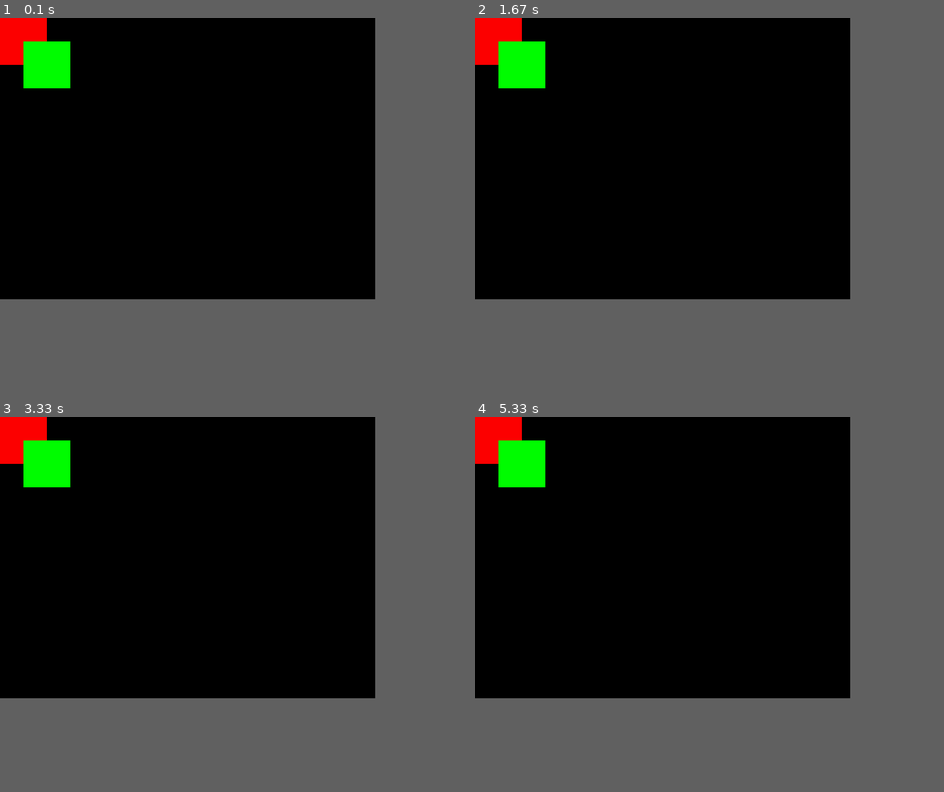
Above: before the commit, frames 1-4 (two rows, left to right).
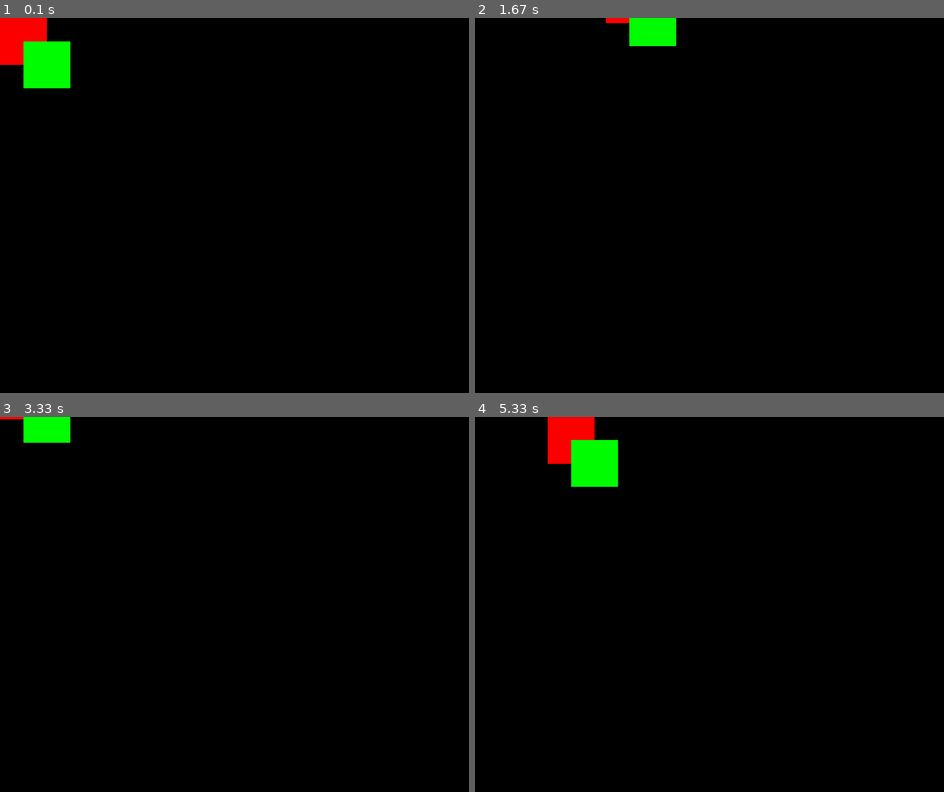
Above: after the commit, the same moments.

Repository: Comblue45/pygame-framework
Game: pygame game, started from testi.py
The game is run twice, just before and just after one commit, with the same random seed, the same clock (stepped at 60 frames per second) and the same inputs.
Inputs (mouse positions are in pixels of both pictures, inside the frame that each line leads up to):
- Up to frame 1 (0.1 s): no input
- Up to frame 2 (1.67 s): hold D 0.33-0.8 s; move the mouse to (690, 220) at 0.37 s; hold W 0.83-1.13 s; hold D 1.17-1.63 s
- Up to frame 3 (3.33 s): hold A 1.67-2.2 s; hold S 2.23-2.53 s; hold A 2.57-2.97 s; hold W from 3 s (still down)
- Up to frame 4 (5.33 s): release W at 3.37 s; hold D 3.4-4.03 s; hold S 4.07-4.43 s; hold A 4.47-4.93 s; hold D from 4.97 s (still down)
The window is 720x540 before the commit and 900x720 after it. Grey fills any space a smaller window leaves; there, only what the larger window draws over its background counts as a difference.

The runs differ from the first frame. In frame 1, only the window size differs. In frame 2, 3.0% of the frame differs, in the area x 0-43%, y 0-19%; in frame 3, 2.4%; in frame 4, 4.4%, in the area x 0-31%, y 0-19%.

Commit message:
Added positions to the API

Diff:
--- a/core_abstraction/entity.py
+++ b/core_abstraction/entity.py
@@ -6,26 +6,30 @@
 
 from core_abstraction.components.abstraction_component import AbstractionComponent
 
+from ecs_engine.helpers.set_position import set_position
+from ecs_engine.helpers.world_position import world_position
+from ecs_engine.helpers.screen_position import screen_position
+
 if TYPE_CHECKING:
     from core_abstraction.game import Game
 
 class Entity:
 
-    def __init__(self, surface: pygame.Surface, layer: int = 1, position: tuple[int, int] = (0, 0)) -> None:
+    def __init__(self, surface: pygame.Surface, layer: int = 1, position: tuple[float, float] = (0.0, 0.0)) -> None:
         self._surface = surface
 
-        self.game = None
+        # self.game = None
 
         self.id = None
 
         self._layer = layer
 
-        self._position = position
+        self._position: pygame.Vector2 = pygame.Vector2(position)
 
     def setup(self, game: Game) -> None:
         self.game = game
 
-        self._entity = self.game.create_entity(surface=self._surface, position=self._position, layer=self._layer)
+        self._entity = self.game.create_entity(surface=self._surface, position=(self._position.x, self._position.y), layer=self._layer)
 
         self.id = self._entity
 
@@ -53,3 +57,31 @@
 
         self._layer = new_layer
         self.game.layer.register(self._entity, new_layer)
+
+    @property
+    def x(self) -> float:
+        return self._position.x
+
+    @x.setter
+    def x(self, new_x: float) -> None:
+        set_position(self._entity, (new_x, self._position.y), self.game.ecs)
+        self._position.x = new_x
+
+    @property
+    def y(self) -> float:
+        return self._position.y
+
+    @y.setter
+    def y(self, new_y: float) -> None:
+        set_position(self._entity, (self._position.x, new_y), self.game.ecs)
+        self._position.y = new_y
+
+    @property
+    def position(self) -> pygame.Vector2:
+        return self._position
+
+    def world_position(self) -> pygame.Vector2:
+        return world_position(self._entity, self.game.ecs)
+
+    def screen_position(self) -> pygame.Vector2:
+        return screen_position(self._entity, self.game.ecs)
--- a/ecs_engine/ecs_engine.py
+++ b/ecs_engine/ecs_engine.py
@@ -114,7 +114,7 @@
     def create_entity(
         self,
         surface: pygame.Surface,
-        position: tuple[int, int] = (0, 0),
+        position: tuple[float, float] = (0, 0),
         layer: int = 1,
         tags: set[str] | None = None
         ) -> int:
--- /dev/null
+++ b/ecs_engine/helpers/set_position.py
@@ -0,0 +1,20 @@
+from pygame import Vector2
+
+from ecs_engine.ecs.ecs import ECS
+
+from ecs_engine.components.transform_component import TransformComponent
+from ecs_engine.components.hirachie import Hirachie
+from ecs_engine.components.transform_dirty_flag import TransformDirtyFlag
+from ecs_engine.components.sychnronise_flag import SynchroniseFlag
+
+def set_position(entity: int, new_position: tuple[float, float], ecs: ECS) -> None:
+    transform_component = ecs.get_component_of_entity(entity, TransformComponent)
+    transform_component.local_position = Vector2(new_position)
+
+    hirachie_component = ecs.get_component_of_entity(entity, Hirachie)
+    for child in hirachie_component.children:
+        ecs.add_component_to_entity(child, TransformDirtyFlag())
+        ecs.add_component_to_entity(child, SynchroniseFlag())
+
+    ecs.add_component_to_entity(entity, TransformDirtyFlag())
+    ecs.add_component_to_entity(entity, SynchroniseFlag())
--- /dev/null
+++ b/randi_randi.py
@@ -0,0 +1,51 @@
+import pygame
+
+from random import shuffle
+
+import math
+
+from core_abstraction.game import Game
+from core_abstraction.entity import Entity
+
+def updati(dt: float, ) -> None:
+    pass
+class Spawner(Entity):
+
+    def __init__(self, count: int = 10000, deebug_callbacks: bool = False, *args, **kwargs) -> None:
+        super().__init__(surface=pygame.Surface((100,100)), *args, **kwargs)
+
+        self.count = count
+
+        self.colors = ["green", "red", "blue"]
+
+        self._deebug_callbacks = deebug_callbacks
+
+    def ready(self) -> None:
+        x = 0
+        y = 0
+
+        for amount in range(0, self.count):
+            surface = pygame.Surface((10,10))
+
+            shuffle(self.colors)
+            surface.fill(self.colors[0])
+
+            entity = Entity(surface=surface, position=(x, y))
+            entity.update = updati
+            self.game.add_entity(entity)
+
+            #x += 1
+            #y += 1
+
+class FPSCounter(Entity):
+
+    def update(self, dt: float) -> None:
+        print(self.game.time.clock.get_fps())
+
+game = Game(size=(1000,800))
+game.setup()
+
+game.add_entity(Spawner())
+game.add_entity(FPSCounter(surface=pygame.Surface((100,100))))
+
+game.start()
--- a/testi.py
+++ b/testi.py
@@ -12,19 +12,38 @@
 
         self._deebug_callbacks = deebug_callbacks
 
+        self.speed = 300
+
     def ready(self) -> None:
         if self._deebug_callbacks:
             print(f"Entity ({self.id}): [SETUP]")
 
     def update(self, dt: float) -> None:
+        moved_flag = False
+        if self.game.input.keys_pressed[pygame.K_w]:
+            self.y -= self.speed * dt
+            moved_flag = True
+        if self.game.input.keys_pressed[pygame.K_s]:
+            self.y += self.speed * dt
+            moved_flag = True
+        if self.game.input.keys_pressed[pygame.K_d]:
+            self.x += self.speed * dt
+            moved_flag = True
+        if self.game.input.keys_pressed[pygame.K_a]:
+            self.x -= self.speed * dt
+            moved_flag = True
+
         if self._deebug_callbacks:
-            print(f"Entity ({self.id}): [DT:{dt}]")
+            if moved_flag or self.game.input.keys_pressed[pygame.K_p]:
+                print(f"Entity ({self.id}): [POS:{self.position}]")
+            else:
+                print(f"Entity ({self.id}): [DT:{dt}]")
 
             if self.game.input.keys_down[pygame.K_l]: # type: ignore
                 print(f"Entity ({self.id}): [LAYER:{self.layer}]")
                 self.layer = 2
 
-game = Game()
+game = Game(size=(1000,800))
 game.setup()
 
 entity = TestEntity(deebug_callbacks=True)
